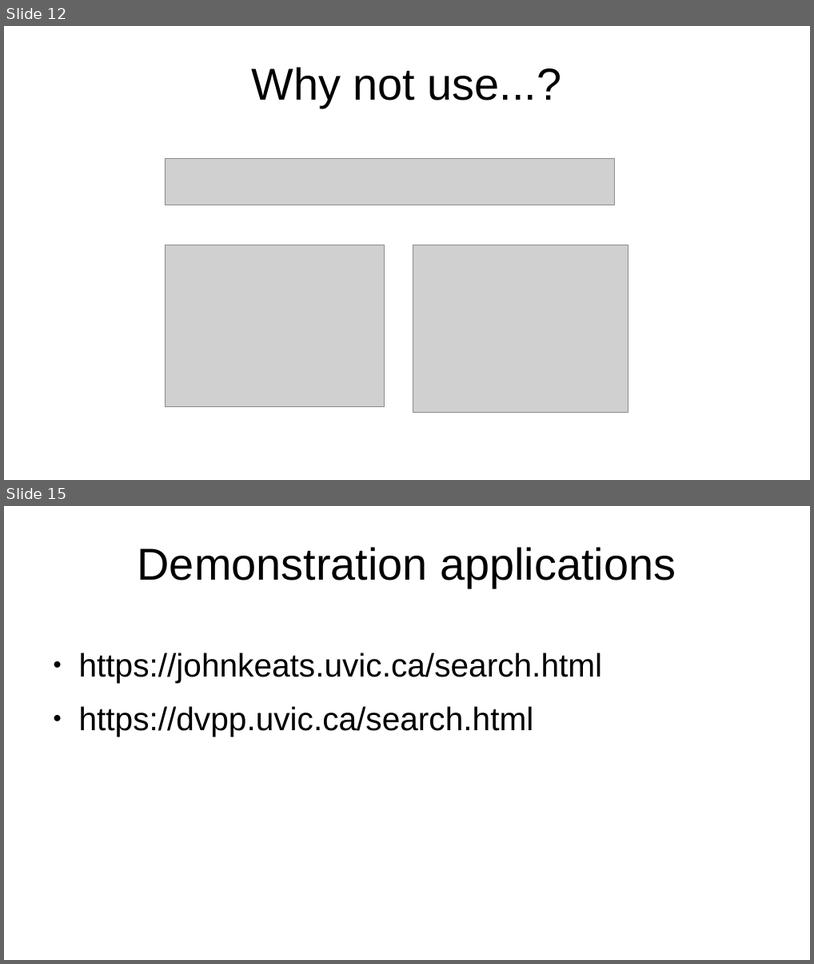
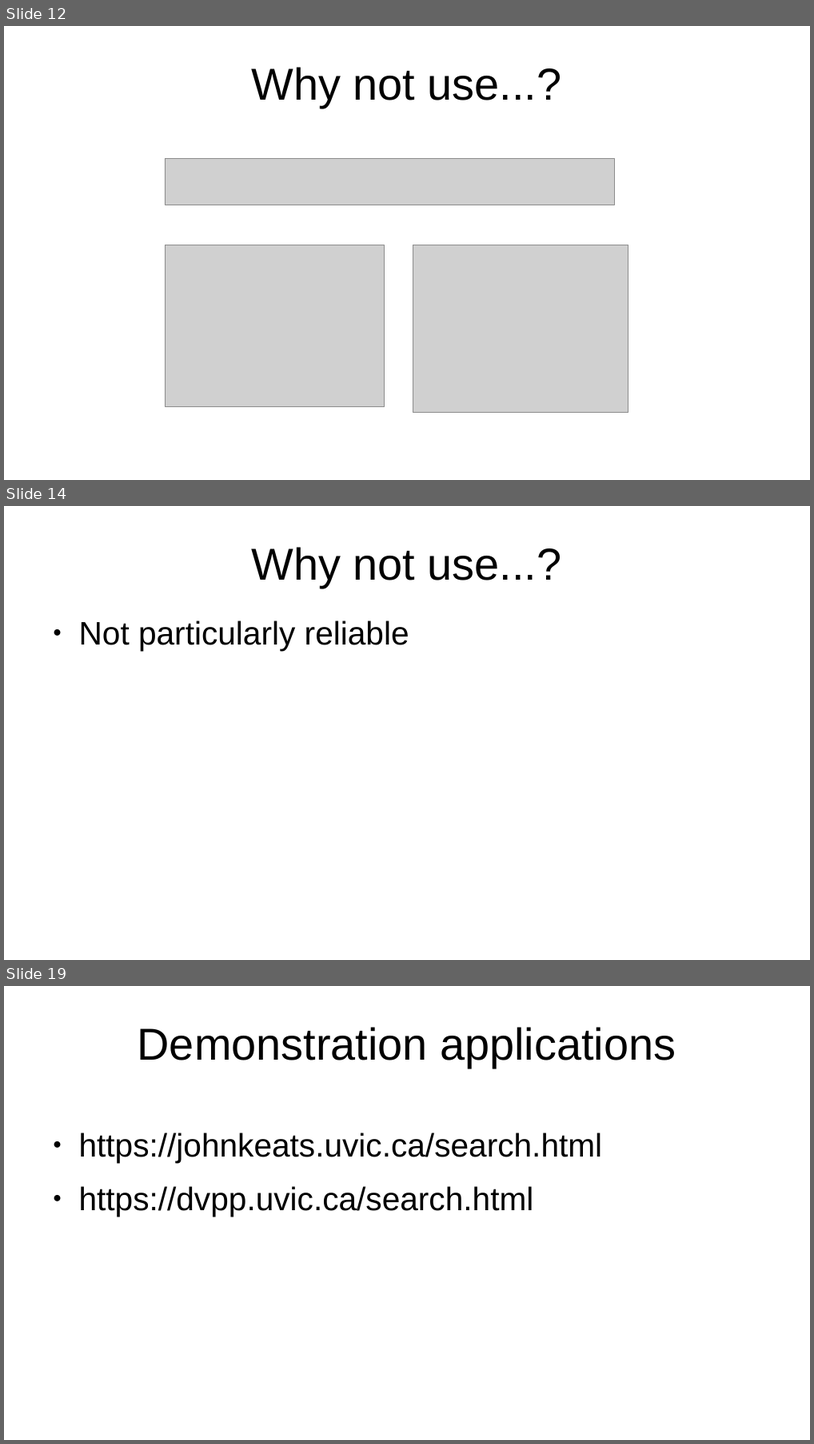
Before and after one commit to projectEndings/Endings, a slide deck: presentations/dhsi2020/staticSearch.odp. Shown one above the other, each under a label of ours: slides 12 and 15 before the commit, slides 12, 14 and 19 after it; the slides between them are not shown. The pictures are 814x964 and 814x1444 pixels, drawn with LibreOffice and Linux fonts; fonts in the diff are those of the drawing; grey boxes stand for pictures. Boxes give left, top, right and bottom in pixels: in the first picture for what was removed or moved away, otherwise in the second. Text is boxed around its words. In the diff, an @@ line names an element or a change of style, - is before the commit and + after.

```diff
--- a/presentations/dhsi2020/staticSearch.odp
+++ b/presentations/dhsi2020/staticSearch.odp
@@ slide 14 added at (x1=4, y1=506, x2=810, y2=960), background #FFFFFF @@
@@ title added at (x1=252, y1=547, x2=562, y2=588), 44 pt, text #000000 @@
+Why not use...?
@@ text added at (x1=79, y1=620, x2=410, y2=651), 32 pt, text #000000 @@
+● Not particularly reliable
@@ what was slide 15 is now slide 19 @@
```
Also in this commit, not shown: 5 slides changed, 3 other slides added, 2 other files.
